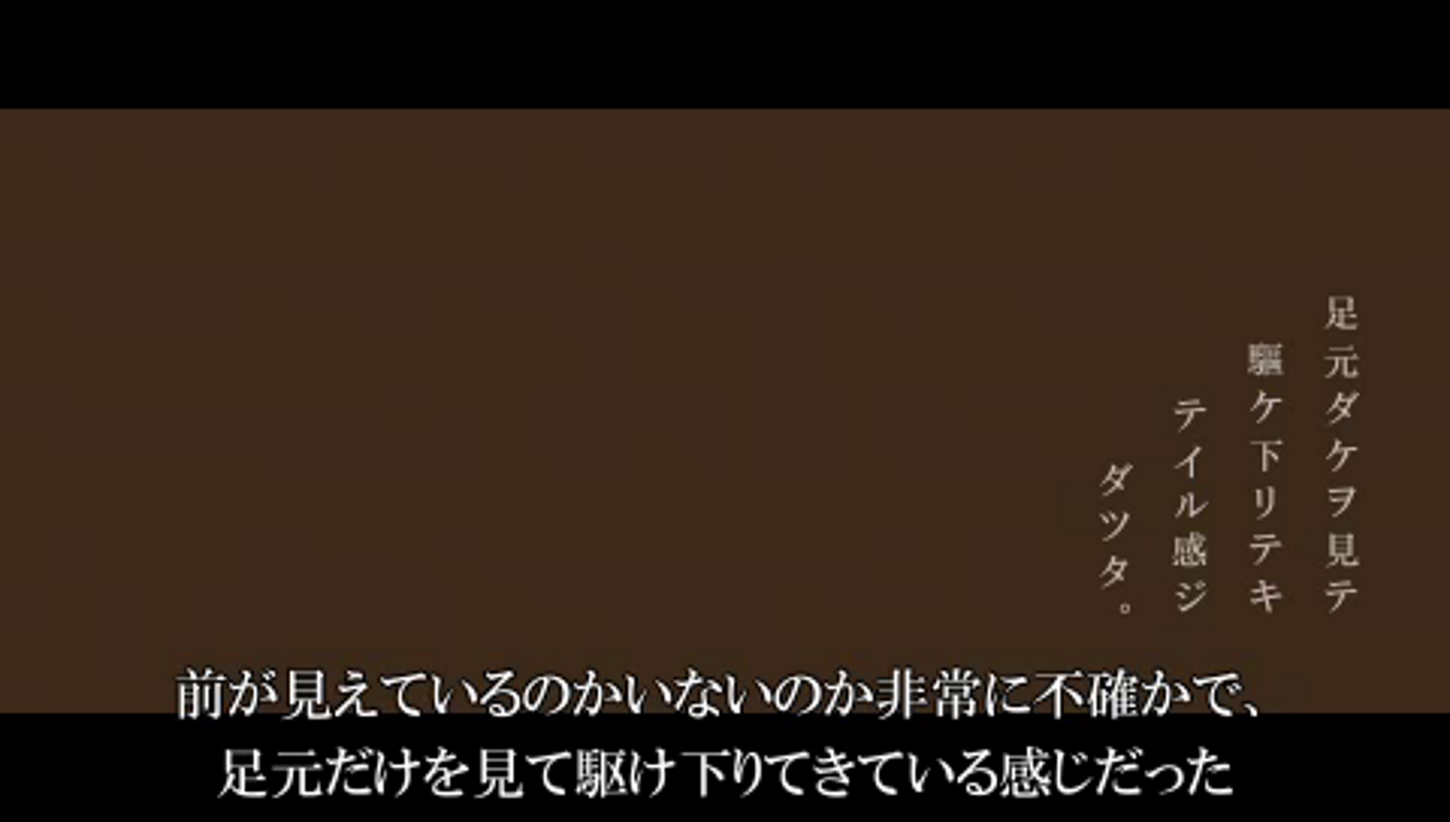
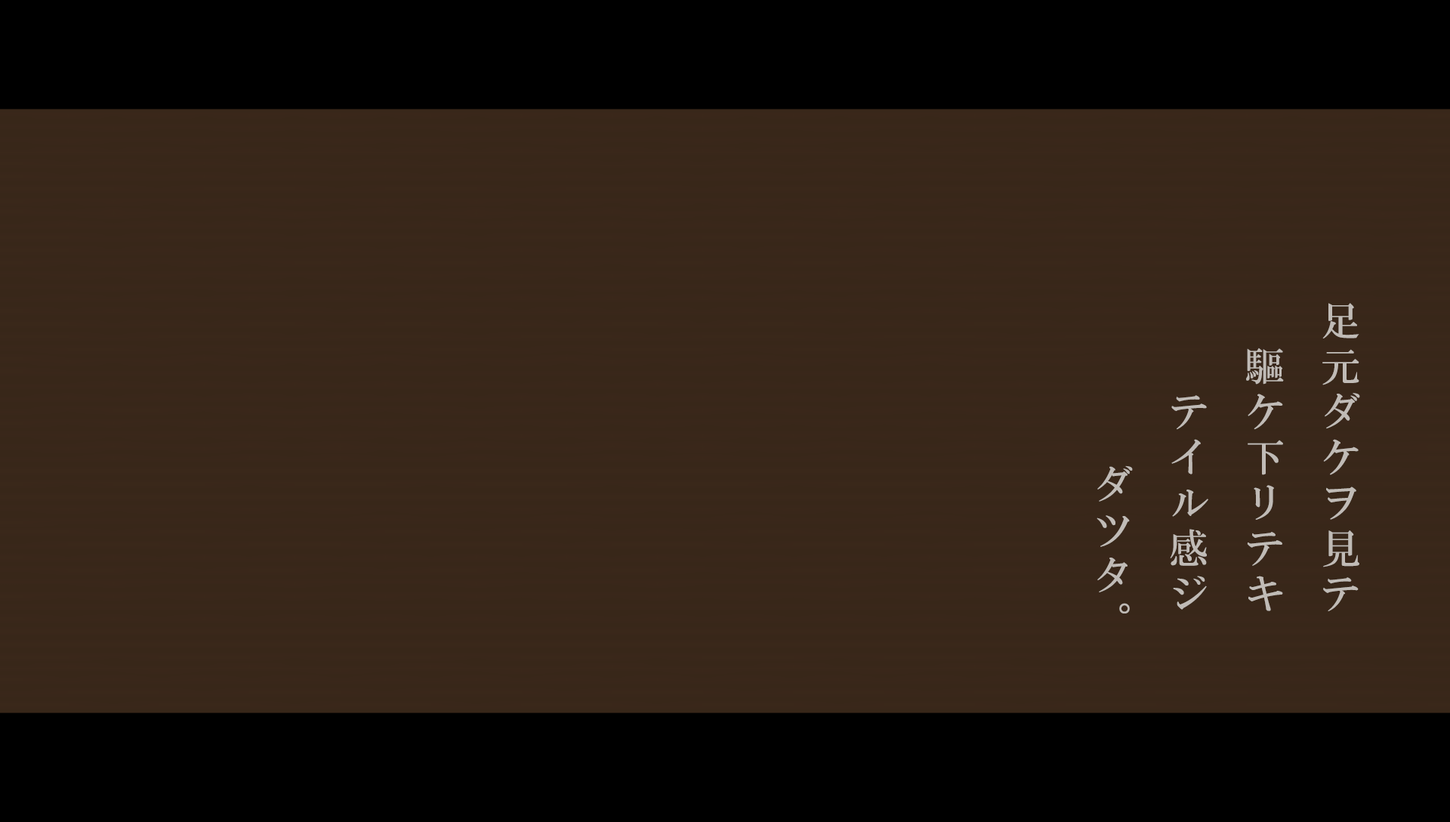
Layer changes from the first 1450x822 image to the second:
added layer "足元ダケヲ見テ 驅ケ下リテキ テイル感ジ ダツタ。" above "Layer 2" over box(1096, 302, 1361, 614)
showed "Layer 2" over box(0, 107, 1450, 809)
